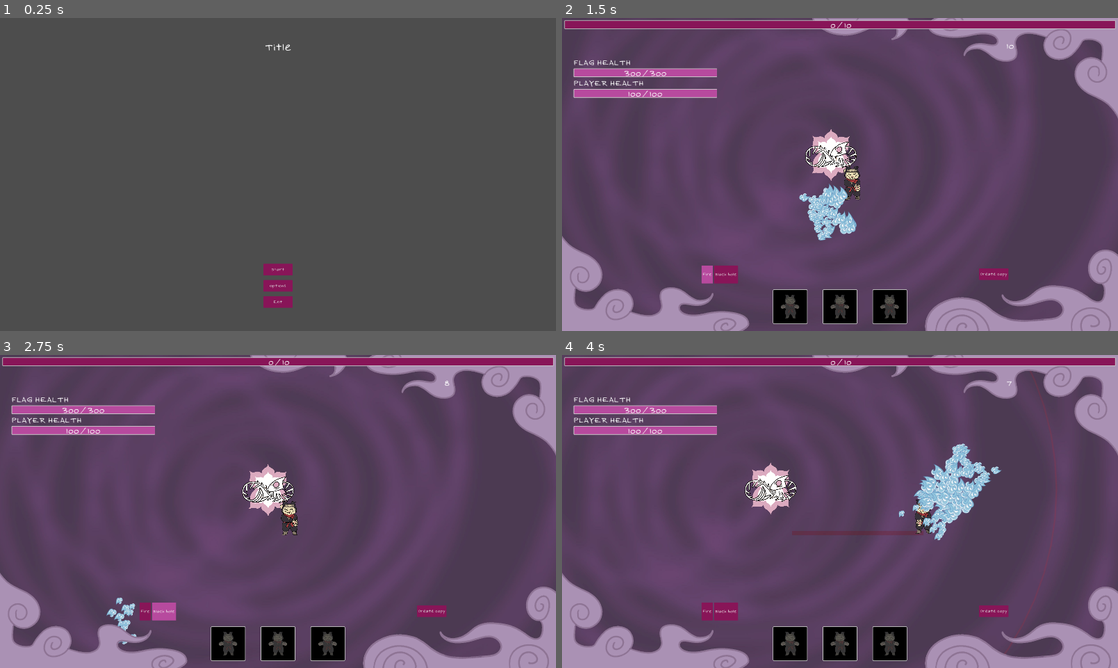
Above: before the commit, frames 1-4 (two rows, left to right).
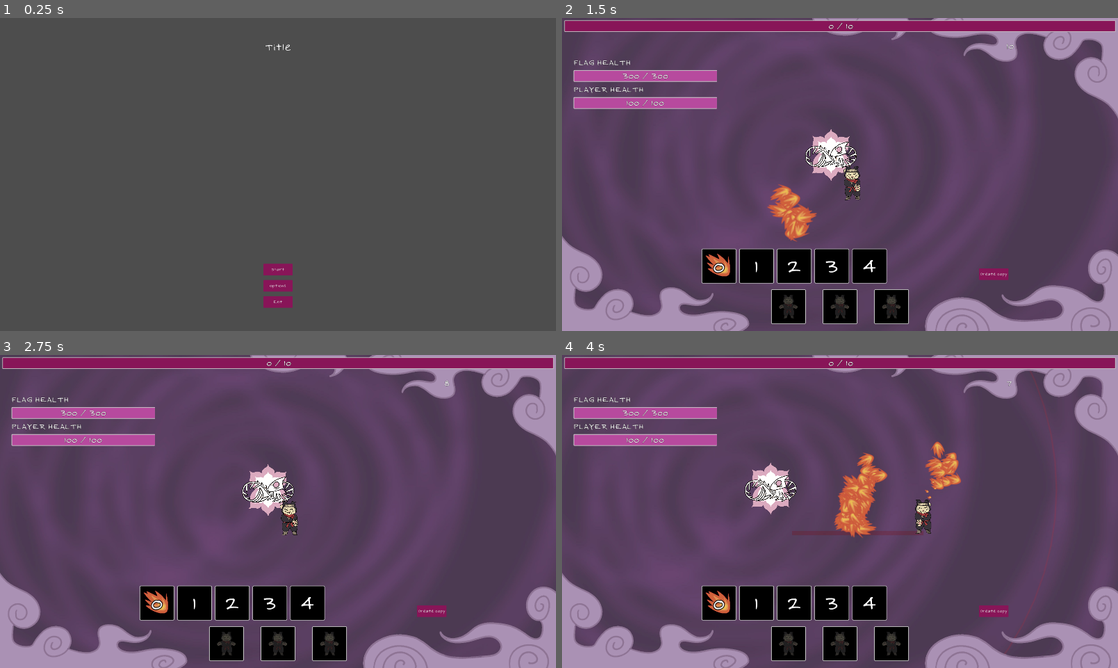
Above: after the commit, the same moments.

Repository: duckenclaw/gmtk2025
Game: Godot game, scene res://src/main_menu.tscn
Two runs of this game, one before a commit and one after it. Both use one fixed random seed, a clock stepped at 60 frames per second and the inputs below.
Inputs (mouse positions are in pixels of both pictures, inside the frame that each line leads up to):
- Up to frame 1 (0.25 s): no input
- Up to frame 2 (1.5 s): click "Start" at 0.5 s; click (706, 274) at 1.25 s, where only the run before the commit has a clickable "Fire"
- Up to frame 3 (2.75 s): click (166, 611) at 2 s, where only the run before the commit has a clickable "Black hole"
- Up to frame 4 (4 s): move the mouse to (962, 495) at 2.77 s; press the mouse at (962, 495) at 2.78 s; hold Right (ui_right) 2.78-3.5 s; release the mouse at (962, 495) at 3.5 s; drag from (728, 527) to (928, 517) at 3.52 s

The runs differ from the first frame. In frame 1, less than 0.1% of the frame differs, in the area x 48-53%, y 8-11%; in frame 2, 9.3%; in frame 3, 7.7%; in frame 4, 11%, in the area x 0-100%, y 1-98%.

Commit message:
improved ui, added actions menu

Diff:
--- a/assets/shaders/hands_shadow_material.tres
+++ b/assets/shaders/hands_shadow_material.tres
@@ -3,6 +3,7 @@
 [ext_resource type="Shader" uid="uid://dqq61xdyviuav" path="res://assets/shaders/recolor.gdshader" id="1_5o3x3"]
 
 [resource]
+resource_local_to_scene = true
 shader = ExtResource("1_5o3x3")
-shader_parameter/color = Color(1, 1, 1, 1)
+shader_parameter/color = Color(0.41406584, 0.41406578, 0.41406578, 1)
 shader_parameter/modulate_color = Color(1, 1, 1, 1)
--- a/assets/shaders/player_shadow_material.tres
+++ b/assets/shaders/player_shadow_material.tres
@@ -5,5 +5,5 @@
 [resource]
 resource_local_to_scene = true
 shader = ExtResource("1_vrgl2")
-shader_parameter/color = Color(0.8047426, 0.80474263, 0.8047426, 1)
+shader_parameter/color = Color(0.39308518, 0.3930856, 0.39308548, 1)
 shader_parameter/modulate_color = Color(1, 1, 1, 1)
--- a/assets/theme/theme.tres
+++ b/assets/theme/theme.tres
@@ -22,11 +22,14 @@
 corner_detail = 10
 
 [resource]
+BoxContainer/constants/separation = 10
 Button/styles/disabled = ExtResource("1_r3vf3")
 Button/styles/focus = SubResource("StyleBoxEmpty_10c53")
 Button/styles/hover = ExtResource("1_10c53")
 Button/styles/normal = ExtResource("2_r3vf3")
 Button/styles/pressed = ExtResource("4_abxy8")
+Label/constants/outline_size = 2
+Label/constants/shadow_outline_size = 2
 Label/font_sizes/font_size = 32
 MarginContainer/constants/margin_bottom = 8
 MarginContainer/constants/margin_left = 8
--- a/src/enemies/enemy.gd
+++ b/src/enemies/enemy.gd
@@ -34,6 +34,7 @@
 func _ready():
 	current_health = max_health
 	target = main_target
+	$AnimationPlayer.speed_scale = Random.f_range(0.95, 1.05)
 
 func _physics_process(delta):
 	if is_dead:
--- a/src/game/game.gd
+++ b/src/game/game.gd
@@ -25,8 +25,8 @@
 
 	flag.origin_health_changed.connect(game_ui.flag_health_changed)
 
+	State.loop_restarted.connect(update_current_action)
 	State.start_loop()
-
 
 
 func _process(delta: float) -> void:
@@ -39,6 +39,9 @@
 		if Input.is_action_just_pressed("number_" + str(i)):
 			print("Selected action number_" + str(i))
 			State.pending_selected_action_index = i - 1
+
+func update_current_action(_loop: int):
+	State.selected_action_index = State.pending_selected_action_index
 
 func check_next_lvl():
 	if State.exp >= State.exp_to_next_lvl:
--- a/src/game/state.gd
+++ b/src/game/state.gd
@@ -25,16 +25,19 @@
 var records: Array[Record]
 var copies: Dictionary # id to Player
 
-# TODO: finish this!!
 var fire_available: bool = true
 var black_hole_available: bool = false
+var laser_available: bool = false
+var wave_available: bool = false
+var rock_available: bool = false
 
 var exp_to_next_lvl: float = INITIAL_NEXT_LVL_EXP
 var exp: float = 0.0
 
 # for real player
 var player_config: PlayerConfig = PlayerConfig.new()
-var pending_selected_action_index: int = 3
+var pending_selected_action_index: int = 0
+var selected_action_index: int = 0
 
 func _ready() -> void:
 	pass
--- a/src/player/actions/action.gd
+++ b/src/player/actions/action.gd
@@ -7,3 +7,17 @@
 
 func accept_command(command: Command):
 	pass
+
+static func get_action_enabled(index: int) -> bool:
+	match index:
+		0:
+			return State.fire_available
+		1:
+			return State.black_hole_available
+		2:
+			return State.laser_available
+		3:
+			return State.wave_available
+		4:
+			return State.rock_available
+	return false
--- a/src/player/actions/black_hole/black_hole.gd
+++ b/src/player/actions/black_hole/black_hole.gd
@@ -15,7 +15,7 @@
 	await WaitUtil.wait(0.1)
 	for area in get_overlapping_areas():
 		if area.is_in_group("enemy"):
-			area.take_damage(player_config.black_hole_damage)
+			area.take_damage(player_config.black_hole_damage * player_config.damage_mult)
 
 	await WaitUtil.wait(5.0)
 	queue_free()
--- a/src/player/actions/fire/fire_action.gd
+++ b/src/player/actions/fire/fire_action.gd
@@ -29,7 +29,7 @@
 
 		if command.is_pressed:
 			for enemy in targets_in_area:
-				enemy.take_damage(player_config.fire_damage)
+				enemy.take_damage(player_config.fire_damage * player_config.damage_mult)
 				enemy.take_impulse(FIRE_IMPULSE * global_position.direction_to(enemy.global_position))
 
 
--- /dev/null
+++ b/src/player/actions/rock/rock_action.gd
@@ -0,0 +1,2 @@
+extends Action
+class_name RockAction
--- a/src/player/actions/wave/wave.gd
+++ b/src/player/actions/wave/wave.gd
@@ -31,7 +31,7 @@
 		if area.is_in_group("enemy"):
 			area.take_impulse(direction * 5.0)
 			if not area in damaged_enemies:
-				area.take_damage(player_config.wave_damage)
+				area.take_damage(player_config.wave_damage * player_config.damage_mult)
 				damaged_enemies.append(area)
 
 			# Apply impulse in the direction the wave is traveling
--- a/src/player/actions/wave/wave.tscn
+++ b/src/player/actions/wave/wave.tscn
@@ -14,6 +14,11 @@
 [sub_resource type="Curve" id="Curve_e3kf2"]
 _data = [Vector2(0, 0.56625366), 0.0, 0.0, 0, 0, Vector2(0.6184211, 1), -0.015052967, -0.015052967, 0, 0, Vector2(1, 0.4629807), 0.0, 0.0, 0, 0]
 point_count = 3
+
+[sub_resource type="Curve" id="Curve_c332u"]
+_limits = [-1.0, 1.0, 0.0, 1.0]
+_data = [Vector2(0.01127819, 0.07880521), 0.0, 0.0, 0, 0, Vector2(0.46052632, -0.18557358), 0.0, 0.0, 0, 0, Vector2(0.7330828, 0.24404198), 0.0, 0.0, 0, 0, Vector2(0.99248123, 0.442326), 0.0, 0.0, 0, 0]
+point_count = 4
 
 [node name="Wave" type="Area2D"]
 collision_layer = 0
@@ -41,3 +46,6 @@
 linear_accel_max = -50.17
 linear_accel_curve = SubResource("Curve_jjf54")
 scale_amount_curve = SubResource("Curve_e3kf2")
+hue_variation_min = -0.02
+hue_variation_max = -0.02
+hue_variation_curve = SubResource("Curve_c332u")
--- a/src/player/player.tscn
+++ b/src/player/player.tscn
@@ -12,6 +12,7 @@
 [ext_resource type="Script" uid="uid://hdqpwg5uj86i" path="res://src/player/pick_up_area.gd" id="6_jiejy"]
 [ext_resource type="Script" uid="uid://qqqwdbse05x" path="res://src/player/actions/laser/laser_action.gd" id="6_x42xx"]
 [ext_resource type="Texture2D" uid="uid://ckiy646s583to" path="res://assets/art/particles/fire_small.png" id="8_cwolq"]
+[ext_resource type="Script" uid="uid://cgy0hyry73kxo" path="res://src/player/actions/rock/rock_action.gd" id="12_2smqc"]
 
 [sub_resource type="CapsuleShape2D" id="CapsuleShape2D_5f2sf"]
 radius = 14.0
@@ -26,8 +27,8 @@
 point_count = 2
 
 [sub_resource type="Curve" id="Curve_5f2sf"]
-_data = [Vector2(0.016917288, 0), 0.0, 0.0, 0, 0, Vector2(0.082706764, 0.30187488), 0.0, 0.0, 0, 0, Vector2(1, 1), 0.0, 0.0, 0, 0]
-point_count = 3
+_data = [Vector2(0.016917288, 0), 0.0, 0.0, 0, 0, Vector2(0.035714284, 0), 0.0, 0.0, 0, 0, Vector2(0.08834587, 0.46504617), 0.0, 0.0, 0, 0, Vector2(0.6917293, 0.64646006), 0.0, 0.0, 0, 0, Vector2(0.87781954, 0.5931328), 0.0, 0.0, 0, 0, Vector2(1, 0), 0.0, 0.0, 0, 0]
+point_count = 6
 
 [sub_resource type="CircleShape2D" id="CircleShape2D_5f2sf"]
 radius = 200.0
@@ -118,7 +119,7 @@
 [node name="CPUParticles2D" type="CPUParticles2D" parent="Actions/FireAction/Area2D"]
 amount = 70
 texture = ExtResource("8_cwolq")
-lifetime = 0.64
+lifetime = 0.9500000000000001
 speed_scale = 3.01
 spread = 18.09
 gravity = Vector2(0, 10)
@@ -159,6 +160,9 @@
 [node name="WaveAction" type="Node2D" parent="Actions"]
 script = ExtResource("5_jiejy")
 
+[node name="RockAction" type="Node2D" parent="Actions"]
+script = ExtResource("12_2smqc")
+
 [node name="PickUpArea" type="Area2D" parent="."]
 collision_layer = 0
 collision_mask = 16
--- /dev/null
+++ b/src/ui/action/action_button.gd
@@ -0,0 +1,27 @@
+extends PanelContainer
+class_name ActionButton
+
+@export var texture: CompressedTexture2D
+
+var action_index: int
+var is_available: bool
+var is_pending: bool
+var is_active: bool
+
+@onready var texture_rect: TextureRect = $MarginContainer/TextureRect
+@onready var label: Label = $MarginContainer/Label
+
+
+func _ready() -> void:
+	texture_rect.texture = texture
+
+func _process(_delta: float) -> void:
+	label.text = str(action_index)
+
+	if not is_available:
+		texture_rect.modulate = Color.BLACK
+	else:
+		if is_active:
+			texture_rect.modulate = Color.WHITE
+		else:
+			texture_rect.modulate = Color.DIM_GRAY
--- /dev/null
+++ b/src/ui/action/action_button.tscn
@@ -0,0 +1,26 @@
+[gd_scene load_steps=3 format=3 uid="uid://cig20fddjdm1r"]
+
+[ext_resource type="Script" uid="uid://cg6nvjt66dq16" path="res://src/ui/action/action_button.gd" id="1_gn2ic"]
+[ext_resource type="Texture2D" uid="uid://crsjay82i3ldi" path="res://assets/art/particles/air_big.PNG" id="1_xmvip"]
+
+[node name="ActionButton" type="PanelContainer"]
+offset_right = 16.0
+offset_bottom = 16.0
+script = ExtResource("1_gn2ic")
+
+[node name="MarginContainer" type="MarginContainer" parent="."]
+layout_mode = 2
+
+[node name="TextureRect" type="TextureRect" parent="MarginContainer"]
+custom_minimum_size = Vector2(100, 100)
+layout_mode = 2
+texture = ExtResource("1_xmvip")
+expand_mode = 1
+
+[node name="Label" type="Label" parent="MarginContainer"]
+layout_mode = 2
+theme_override_constants/outline_size = 10
+theme_override_constants/shadow_outline_size = 10
+theme_override_font_sizes/font_size = 72
+text = "7"
+horizontal_alignment = 1
--- a/src/ui/action_button.tscn
+++ /dev/null
@@ -1,8 +0,0 @@
-[gd_scene format=3 uid="uid://cig20fddjdm1r"]
-
-[node name="ActionButton" type="MarginContainer"]
-offset_right = 16.0
-offset_bottom = 16.0
-
-[node name="TextureButton" type="TextureButton" parent="."]
-layout_mode = 2
--- a/src/ui/copy_button.gd
+++ b/src/ui/copy/copy_button.gd
@@ -1,5 +1,12 @@
 extends MarginContainer
 class_name CopyButton
+
+const AIR_BIG = preload("uid://crsjay82i3ldi")
+const FIRE_BIG = preload("uid://chby0tlyn6ij0")
+const ROCK_BIG = preload("uid://c1x4td4yx8npc")
+const SNAKE_BIG = preload("uid://dxc2ckt53loo0")
+const WATER_BIG = preload("uid://dhx4fp48nt5ty")
+
 
 var record: Record
 var copy: Player
@@ -7,6 +14,8 @@
 @onready var player: TextureRect = $PanelContainer/MarginContainer/Container/Player
 @onready var left_hand: TextureRect = $PanelContainer/MarginContainer/Container/LeftHand
 @onready var right_hand: TextureRect = $PanelContainer/MarginContainer/Container/RightHand
+@onready var action_rect: TextureRect = $PanelContainer/MarginContainer/Container/ActionRect
+
 
 func _ready() -> void:
 	if record != null:
@@ -16,9 +25,12 @@
 
 func setup_record():
 	set_color(record.color)
+	action_rect.visible = true
+	action_rect.texture = get_action_texture()
 
 func setup_empty():
 	set_color(Color.DIM_GRAY)
+	action_rect.visible = false
 
 func set_color(color):
 	player.material.set_shader_parameter("modulate_color", color)
@@ -27,3 +39,17 @@
 
 func _on_click_listener_mouse_pressed() -> void:
 	pass # Replace with function body.
+
+func get_action_texture() -> CompressedTexture2D:
+	match record.selected_action_index:
+		0:
+			return FIRE_BIG
+		1:
+			return SNAKE_BIG
+		2:
+			return AIR_BIG
+		3:
+			return WATER_BIG
+		4:
+			return ROCK_BIG
+	return null
--- a/src/ui/copy_button.tscn
+++ b/src/ui/copy/copy_button.tscn
@@ -1,12 +1,13 @@
-[gd_scene load_steps=8 format=3 uid="uid://c28sw4vsxpqlj"]
+[gd_scene load_steps=9 format=3 uid="uid://c28sw4vsxpqlj"]
 
-[ext_resource type="Script" uid="uid://br1648l6eolgs" path="res://src/ui/copy_button.gd" id="1_6lgf1"]
+[ext_resource type="Script" uid="uid://br1648l6eolgs" path="res://src/ui/copy/copy_button.gd" id="1_6lgf1"]
 [ext_resource type="Material" uid="uid://bm2108ea6mlk5" path="res://assets/shaders/player_shadow_material.tres" id="2_d2r1c"]
 [ext_resource type="Script" uid="uid://cjs56bula4a82" path="res://src/ui/mouse_pressed_listener.gd" id="2_h6mug"]
 [ext_resource type="Texture2D" uid="uid://u2xov25lfo1c" path="res://assets/art/player/player_front.PNG" id="2_irau5"]
 [ext_resource type="Texture2D" uid="uid://cmrjf4p5xyg8j" path="res://assets/art/player/left_hand_front.PNG" id="3_tkwsb"]
 [ext_resource type="Texture2D" uid="uid://cw7irwvgn2fk" path="res://assets/art/player/right_hand_front.PNG" id="4_d2r1c"]
 [ext_resource type="Material" uid="uid://brl4r63pus6xw" path="res://assets/shaders/hands_shadow_material.tres" id="4_jyban"]
+[ext_resource type="Texture2D" uid="uid://chby0tlyn6ij0" path="res://assets/art/particles/fire_big.PNG" id="7_h1v4h"]
 
 [node name="CopyButton" type="MarginContainer"]
 offset_left = 2.0
@@ -54,6 +55,12 @@
 expand_mode = 1
 stretch_mode = 5
 
+[node name="ActionRect" type="TextureRect" parent="PanelContainer/MarginContainer/Container"]
+custom_minimum_size = Vector2(40, 40)
+layout_mode = 2
+texture = ExtResource("7_h1v4h")
+expand_mode = 1
+
 [node name="TextureRect" type="TextureRect" parent="PanelContainer/MarginContainer"]
 layout_mode = 2
 
--- a/src/ui/game_ui.gd
+++ b/src/ui/game_ui.gd
@@ -14,8 +14,9 @@
 @onready var time_label: Label = $TimeLabel
 @onready var exp_progress_bar: ProgressBar = $ExpContainer/ProgressBar
 
+@onready var copies_container: BoxContainer = $CopiesCenterContainer/Copies
+
 @onready var actions_container: HBoxContainer = $Actions
-@onready var copies_container: BoxContainer = $CopiesCenterContainer/Copies
 
 
 
@@ -31,6 +32,7 @@
 	time_label.text = str(int(State.LOOP_TIME - State.loop_progress_sec + 1))
 
 	setup_copies()
+	setup_actions()
 
 func update_exp_bar():
 	exp_progress_bar.max_value = State.exp_to_next_lvl
@@ -41,7 +43,14 @@
 	flag_progress_bar.max_value = State.flag_max_health
 
 func setup_actions():
-	pass
+	var action_buttons := actions_container.get_children()
+	for i in action_buttons.size():
+		var button: ActionButton = action_buttons[i]
+		button.action_index = i
+		button.is_available = Action.get_action_enabled(i)
+		button.is_pending = i == State.pending_selected_action_index
+		button.is_active = i == State.selected_action_index
+
 
 func setup_copies():
 	NodeUtils.queue_free_children(copies_container)
--- a/src/ui/game_ui.tscn
+++ b/src/ui/game_ui.tscn
@@ -1,8 +1,13 @@
-[gd_scene load_steps=4 format=3 uid="uid://ce880iha75f3d"]
+[gd_scene load_steps=9 format=3 uid="uid://ce880iha75f3d"]
 
 [ext_resource type="Script" uid="uid://dbejkj7uymni8" path="res://src/ui/game_ui.gd" id="1_jlfe0"]
 [ext_resource type="PackedScene" uid="uid://b0wa65js18xls" path="res://src/ui/progress_bar/progress_bar.tscn" id="2_r30kv"]
 [ext_resource type="Texture2D" uid="uid://dmd55u6g1cnru" path="res://assets/art/foreground.PNG" id="3_jdnd6"]
+[ext_resource type="PackedScene" uid="uid://cig20fddjdm1r" path="res://src/ui/action/action_button.tscn" id="4_uoilq"]
+[ext_resource type="Texture2D" uid="uid://chby0tlyn6ij0" path="res://assets/art/particles/fire_big.PNG" id="5_xhlgw"]
+[ext_resource type="Texture2D" uid="uid://dxc2ckt53loo0" path="res://assets/art/particles/snake_big.PNG" id="6_n7cae"]
+[ext_resource type="Texture2D" uid="uid://dhx4fp48nt5ty" path="res://assets/art/particles/water_big.PNG" id="7_rf5aj"]
+[ext_resource type="Texture2D" uid="uid://c1x4td4yx8npc" path="res://assets/art/particles/rock_big.PNG" id="8_3bvhv"]
 
 [node name="GameUi" type="CanvasLayer"]
 script = ExtResource("1_jlfe0")
@@ -57,14 +62,24 @@
 grow_horizontal = 2
 grow_vertical = 0
 
-[node name="FireButton" type="Button" parent="Actions"]
+[node name="FireButton" parent="Actions" instance=ExtResource("4_uoilq")]
 layout_mode = 2
-text = "Fire
-"
+texture = ExtResource("5_xhlgw")
 
-[node name="BlackHoleButton" type="Button" parent="Actions"]
+[node name="BlackHoleButton" parent="Actions" instance=ExtResource("4_uoilq")]
 layout_mode = 2
-text = "Black hole"
+texture = ExtResource("6_n7cae")
+
+[node name="LaserButton" parent="Actions" instance=ExtResource("4_uoilq")]
+layout_mode = 2
+
+[node name="WaveButton" parent="Actions" instance=ExtResource("4_uoilq")]
+layout_mode = 2
+texture = ExtResource("7_rf5aj")
+
+[node name="RockButton" parent="Actions" instance=ExtResource("4_uoilq")]
+layout_mode = 2
+texture = ExtResource("8_3bvhv")
 
 [node name="CreateCopyButton" type="Button" parent="."]
 offset_left = 1440.0
--- a/src/ui/progress_bar/progress_bar.tscn
+++ b/src/ui/progress_bar/progress_bar.tscn
@@ -3,7 +3,7 @@
 [ext_resource type="Script" uid="uid://dtg3plw431qxi" path="res://src/ui/progress_bar/progress_bar.gd" id="1_7w4ie"]
 
 [node name="ProgressBar" type="ProgressBar"]
-custom_minimum_size = Vector2(0, 30)
+custom_minimum_size = Vector2(0, 40)
 offset_right = 476.0
 offset_bottom = 30.0
 step = 0.0
Not shown, added: src/player/actions/rock/rock_action.gd.uid
Not shown: 1 places in src/player/actions/wave/wave.tscn that only renumber resources
Not shown: 1 places in src/player/player.tscn that only renumber resources
Not shown, added: src/ui/action/action_button.gd.uid
Renamed: src/ui/copy_button.gd.uid -> src/ui/copy/copy_button.gd.uid
